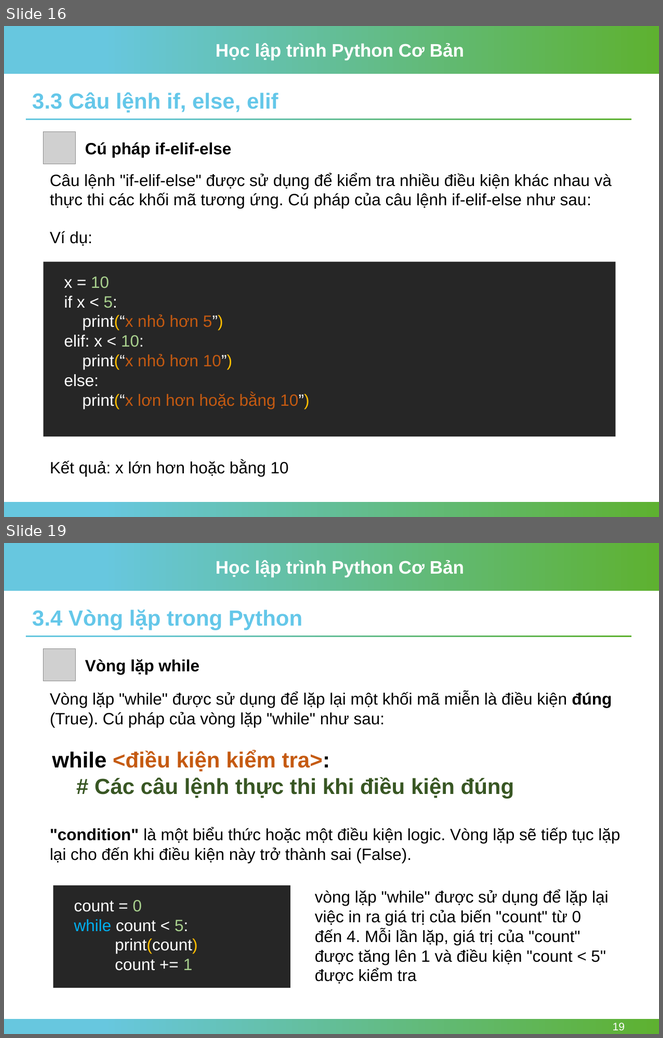
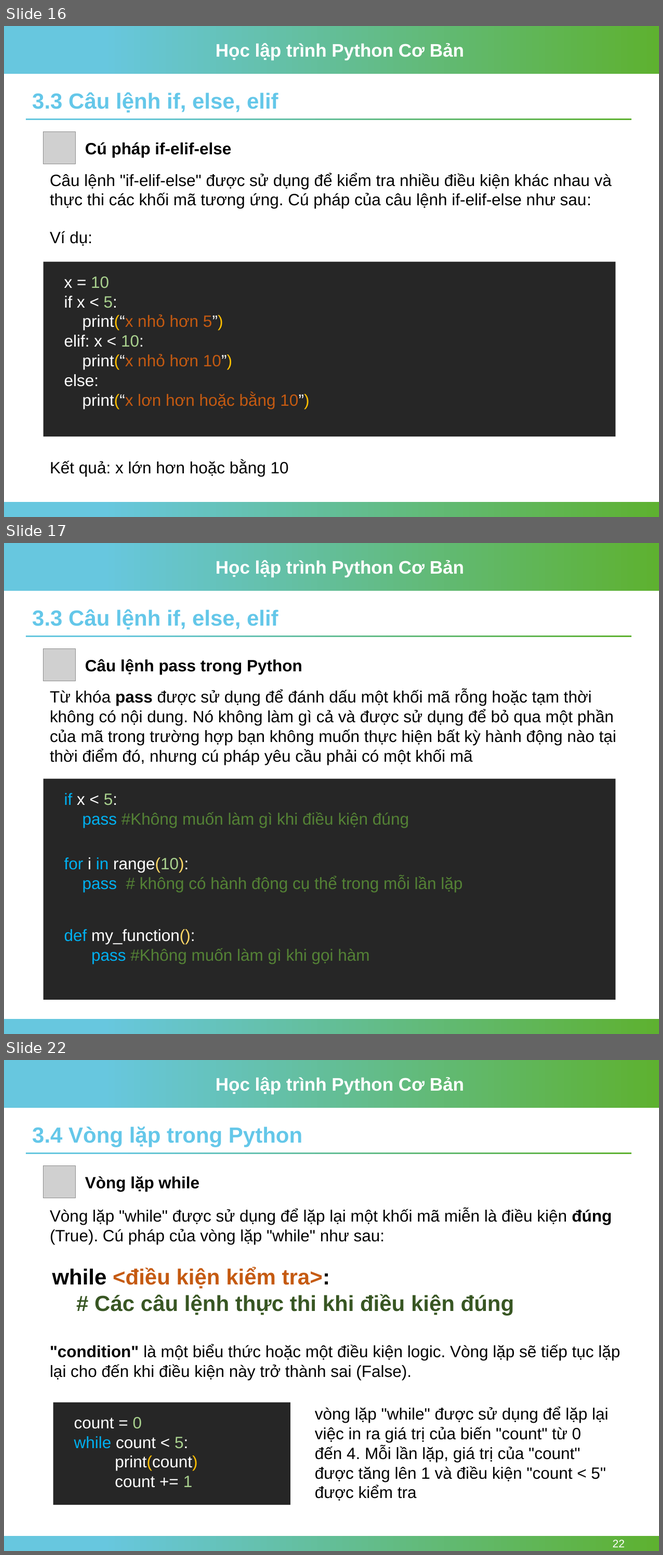
Before and after one commit to nhannn87dn/Learn-Python-Basic, a slide deck: Session-03/Session-03-if-else-and-loops-Python.pptx. Shown one above the other, each under a label of ours: slides 16 and 19 before the commit, slides 16, 17 and 22 after it; the slides between them are not shown. The pictures are 663x1038 and 663x1555 pixels, drawn with LibreOffice and Linux fonts; fonts in the diff are those of the drawing; grey boxes stand for pictures; background and template pictures are left out. Boxes give left, top, right and bottom in pixels: in the first picture for what was removed or moved away, otherwise in the second. Text is boxed around its words. In the diff, an @@ line names an element or a change of style, - is before the commit and + after.

```diff
--- a/Session-03/Session-03-if-else-and-loops-Python.pptx
+++ b/Session-03/Session-03-if-else-and-loops-Python.pptx
@@ slide 17 added at <box>4,543,659,1034</box>, background #FFFFFF; not listed: 4 template elements that a slide beside it also shows @@
@@ text added at <box>32,609,279,630</box>, 24 pt, text #64C7E9, bold @@
+3.3 Câu lệnh if, else, elif
@@ picture added at <box>44,649,75,681</box> @@
@@ text added at <box>85,659,302,675</box>, 18 pt, text #000000, bold @@
+Câu lệnh pass trong Python
@@ text added at <box>50,690,617,765</box>, 18 pt, text #000000 @@
+Từ khóa pass được sử dụng để đánh dấu một khối mã rỗng hoặc tạm thời không có nội dung. Nó không làm gì cả và được sử dụng để bỏ qua một phần của mã trong trường hợp bạn không muốn thực hiện bất kỳ hành động nào tại thời điểm đó, nhưng cú pháp yêu cầu phải có một khối mã
@@ rectangle added at <box>44,779,616,1000</box>, fill #262626 @@
@@ text added at <box>64,793,409,828</box>, 18 pt, text #548235 @@
+if x < 5:
+pass #Không muốn làm gì khi điều kiện đúng
@@ text added at <box>64,858,463,892</box>, 18 pt, text #548235 @@
+for i in range(10):
+pass # không có hành động cụ thể trong mỗi lần lặp
@@ text added at <box>64,929,370,964</box>, 18 pt, text #548235 @@
+def my_function():
+pass #Không muốn làm gì khi gọi hàm
@@ what was slide 19 is now slide 22 @@
@@ page number at <box>613,1540,625,1548</box>: text changed @@
-19
+22
```
Also in this commit, not shown: 2 slides changed, 2 other slides added, 3 other files.
